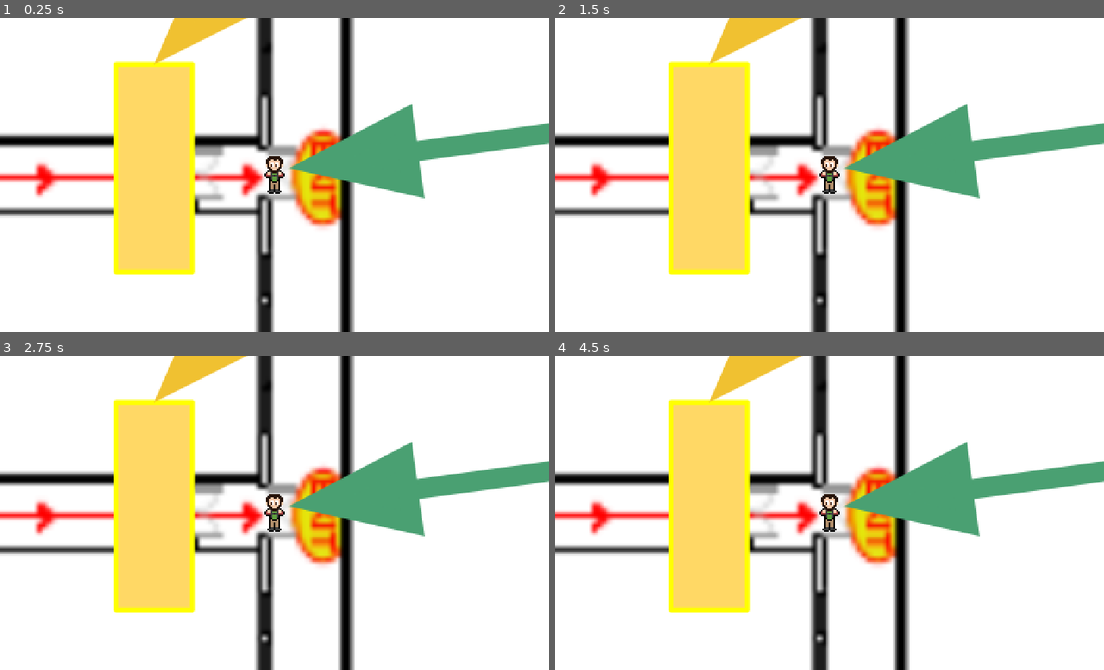
Above: before the commit, frames 1-4 (two rows, left to right).
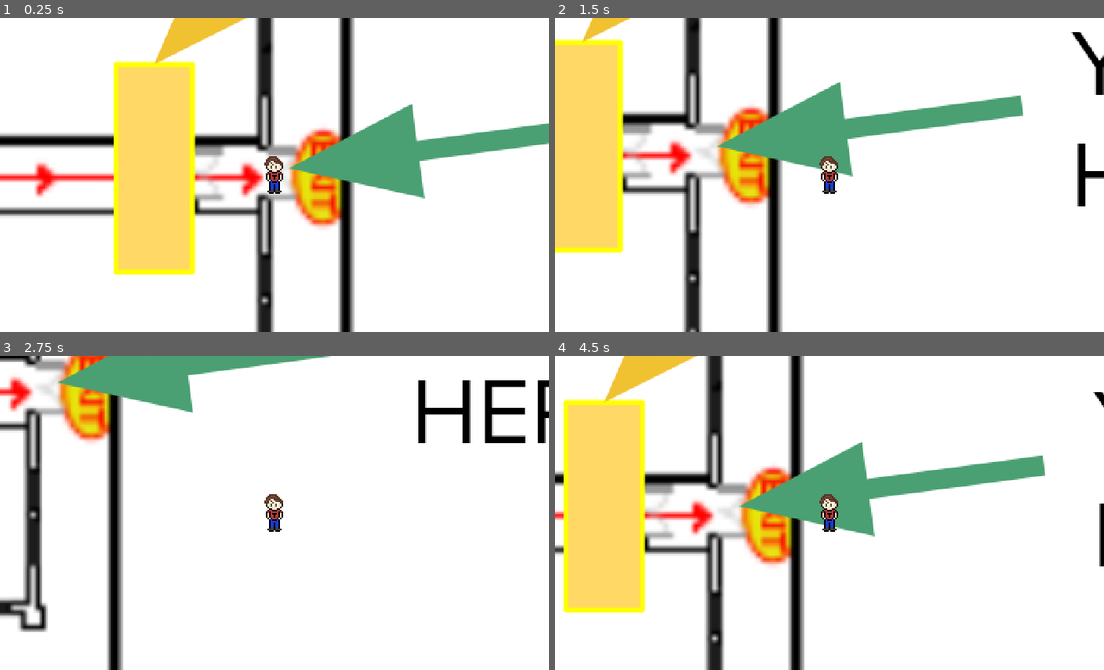
Above: after the commit, the same moments.

Repository: HillbillyZT/TTU-ECE-Gauntlet
Game: Godot game, scene res://Rooms/Main.tscn
Two runs of this game, one before a commit and one after it. Both use one fixed random seed, a clock stepped at 60 frames per second and the inputs below. The engine's default icon, where the game draws it, is replaced by a stand-in: a white triangle on a blue panel in a dark square.
Inputs:
- Up to frame 1 (0.25 s): no input
- Up to frame 2 (1.5 s): tap Enter at 0.5 s; hold D (ui_right, bound only after the commit) 0.53-1.28 s; hold S (ui_down, bound only after the commit) from 1.28 s (still down)
- Up to frame 3 (2.75 s): release S (ui_down, bound only after the commit) at 2.03 s; hold D (ui_right, bound only after the commit) from 2.03 s (still down)
- Up to frame 4 (4.5 s): release D (ui_right, bound only after the commit) at 2.78 s; hold W (ui_up, bound only after the commit) 2.78-3.53 s; hold A (ui_left, bound only after the commit) from 3.53 s (still down); tap Tab (ui_menu, bound only after the commit) at 4.15 s

The runs differ from the first frame. In frame 1, 0.3% of the frame differs, in the area x 48-52%, y 44-55%; in frame 2, 45%, in the area x 0-100%, y 0-100%; in frame 3, 39%; in frame 4, 43%.

Commit message:
Player Menu Interaction

Diff:
--- a/Player/Player.gd
+++ b/Player/Player.gd
@@ -27,9 +27,12 @@
 	if(Input.is_action_pressed("ui_sprint")):
 		velocity = velocity.move_toward(input_vector * MAX_SPEED * 10, delta * ACCELERATION * 10)
 
+
 	move_and_slide(velocity)
 
-
+func _process(delta):
+	if(Input.is_action_just_pressed("ui_menu")):
+		print("asdf")
 
 # Called every frame. 'delta' is the elapsed time since the previous frame.
 #func _process(delta):
--- a/Player/Player.tscn
+++ b/Player/Player.tscn
@@ -1,6 +1,6 @@
 [gd_scene load_steps=4 format=2]
 
-[ext_resource path="res://Sprites/stephens/stephens-world.png" type="Texture" id=1]
+[ext_resource path="res://Sprites/player/player-world.png" type="Texture" id=1]
 [ext_resource path="res://Player/Player.gd" type="Script" id=2]
 
 [sub_resource type="CapsuleShape2D" id=1]
--- a/Rooms/Main.tscn
+++ b/Rooms/Main.tscn
@@ -17,16 +17,19 @@
 position = Vector2( 779.378, 563.052 )
 
 [node name="Room_Transition" type="Area2D" parent="."]
+position = Vector2( 546.027, 554.466 )
 script = ExtResource( 1 )
 
-[node name="CollisionPolygon2D" type="CollisionPolygon2D" parent="Room_Transition"]
-position = Vector2( 545.362, 553.844 )
-polygon = PoolVector2Array( -7.13239, -12.5021, 10.1128, 12.3026, 6.88422, 15.6099, -10.4397, -9.82477 )
-
 [node name="Sprite" type="Sprite" parent="Room_Transition"]
-position = Vector2( 545.362, 553.844 )
+position = Vector2( -0.219055, -0.763245 )
 scale = Vector2( 0.3, 0.3 )
 texture = ExtResource( 3 )
+__meta__ = {
+"_edit_lock_": true
+}
+
+[node name="CollisionPolygon2D" type="CollisionPolygon2D" parent="Room_Transition"]
+polygon = PoolVector2Array( -9.97498, -9.82098, 4.83618, 13.231, 9.06799, 9.22198, -6.07727, -13.7187 )
 __meta__ = {
 "_edit_lock_": true
 }
@@ -40,3 +43,19 @@
 __meta__ = {
 "_edit_lock_": true
 }
+
+[node name="Wall" type="Area2D" parent="."]
+position = Vector2( 664.497, 541.027 )
+
+[node name="CollisionPolygon2D" type="CollisionPolygon2D" parent="Wall"]
+polygon = PoolVector2Array( -160.519, -55.6983, -100.978, -50.9153, -100.477, -37.567, -67.1061, -3.86224, 103.42, -3.86224, 104.943, -243.711, 115.045, -243.149, 114.599, 6.31592, 103.086, 6.98334, 103.086, 3.64624, -70.1095, 4.31366, -109.654, -34.2299, -109.487, -45.4091, -168.377, -46.1574 )
+
+[node name="StaticBody2D" type="StaticBody2D" parent="."]
+position = Vector2( 25.2468, 45.3896 )
+
+[node name="Sprite" type="Sprite" parent="StaticBody2D"]
+
+[node name="CollisionPolygon2D" type="CollisionPolygon2D" parent="StaticBody2D"]
+__meta__ = {
+"_edit_lock_": true
+}
--- a/Rooms/Test_Menu.tscn
+++ b/Rooms/Test_Menu.tscn
@@ -14,42 +14,58 @@
 }
 
 [node name="HBoxContainer" type="HBoxContainer" parent="."]
-margin_right = 398.0
+margin_right = 446.0
 margin_bottom = 198.0
 
+[node name="VSplitContainer" type="VSplitContainer" parent="HBoxContainer"]
+margin_right = 20.0
+margin_bottom = 198.0
+rect_min_size = Vector2( 20, 0 )
+
 [node name="VBoxContainer" type="VBoxContainer" parent="HBoxContainer"]
-margin_right = 185.0
+margin_left = 24.0
+margin_right = 209.0
 margin_bottom = 198.0
 
 [node name="TextureRect" type="TextureRect" parent="HBoxContainer/VBoxContainer"]
 margin_right = 185.0
 margin_bottom = 84.0
+rect_scale = Vector2( 0.5, 0.5 )
 texture = ExtResource( 1 )
 
 [node name="TextureRect2" type="TextureRect" parent="HBoxContainer/VBoxContainer"]
 margin_top = 88.0
 margin_right = 185.0
 margin_bottom = 178.0
+rect_scale = Vector2( 0.5, 0.5 )
 texture = ExtResource( 2 )
 
-[node name="VSplitContainer" type="VSplitContainer" parent="HBoxContainer"]
-margin_left = 189.0
-margin_right = 209.0
+[node name="VSplitContainer2" type="VSplitContainer" parent="HBoxContainer"]
+margin_left = 213.0
+margin_right = 233.0
 margin_bottom = 198.0
 rect_min_size = Vector2( 20, 0 )
 
 [node name="VBoxContainer2" type="VBoxContainer" parent="HBoxContainer"]
-margin_left = 213.0
-margin_right = 398.0
+margin_left = 237.0
+margin_right = 422.0
 margin_bottom = 198.0
 
 [node name="TextureRect" type="TextureRect" parent="HBoxContainer/VBoxContainer2"]
 margin_right = 185.0
 margin_bottom = 90.0
+rect_scale = Vector2( 0.5, 0.5 )
 texture = ExtResource( 2 )
 
 [node name="TextureRect2" type="TextureRect" parent="HBoxContainer/VBoxContainer2"]
 margin_top = 94.0
 margin_right = 185.0
 margin_bottom = 178.0
+rect_scale = Vector2( 0.5, 0.5 )
 texture = ExtResource( 1 )
+
+[node name="VSplitContainer3" type="VSplitContainer" parent="HBoxContainer"]
+margin_left = 426.0
+margin_right = 446.0
+margin_bottom = 198.0
+rect_min_size = Vector2( 20, 0 )
--- a/project.godot
+++ b/project.godot
@@ -54,9 +54,39 @@
 
 [input]
 
+ui_left={
+"deadzone": 0.5,
+"events": [ Object(InputEventKey,"resource_local_to_scene":false,"resource_name":"","device":0,"alt":false,"shift":false,"control":false,"meta":false,"command":false,"pressed":false,"scancode":65,"unicode":0,"echo":false,"script":null)
+, Object(InputEventJoypadButton,"resource_local_to_scene":false,"resource_name":"","device":0,"button_index":14,"pressure":0.0,"pressed":false,"script":null)
+ ]
+}
+ui_right={
+"deadzone": 0.5,
+"events": [ Object(InputEventKey,"resource_local_to_scene":false,"resource_name":"","device":0,"alt":false,"shift":false,"control":false,"meta":false,"command":false,"pressed":false,"scancode":68,"unicode":0,"echo":false,"script":null)
+, Object(InputEventJoypadButton,"resource_local_to_scene":false,"resource_name":"","device":0,"button_index":15,"pressure":0.0,"pressed":false,"script":null)
+ ]
+}
+ui_up={
+"deadzone": 0.5,
+"events": [ Object(InputEventKey,"resource_local_to_scene":false,"resource_name":"","device":0,"alt":false,"shift":false,"control":false,"meta":false,"command":false,"pressed":false,"scancode":87,"unicode":0,"echo":false,"script":null)
+, Object(InputEventJoypadButton,"resource_local_to_scene":false,"resource_name":"","device":0,"button_index":12,"pressure":0.0,"pressed":false,"script":null)
+ ]
+}
+ui_down={
+"deadzone": 0.5,
+"events": [ Object(InputEventKey,"resource_local_to_scene":false,"resource_name":"","device":0,"alt":false,"shift":false,"control":false,"meta":false,"command":false,"pressed":false,"scancode":83,"unicode":0,"echo":false,"script":null)
+, Object(InputEventJoypadButton,"resource_local_to_scene":false,"resource_name":"","device":0,"button_index":13,"pressure":0.0,"pressed":false,"script":null)
+ ]
+}
 ui_sprint={
 "deadzone": 0.5,
-"events": [ Object(InputEventKey,"resource_local_to_scene":false,"resource_name":"","device":0,"alt":false,"shift":false,"control":false,"meta":false,"command":false,"pressed":false,"scancode":90,"unicode":0,"echo":false,"script":null)
+"events": [ Object(InputEventKey,"resource_local_to_scene":false,"resource_name":"","device":0,"alt":false,"shift":false,"control":false,"meta":false,"command":false,"pressed":false,"scancode":16777237,"unicode":0,"echo":false,"script":null)
+ ]
+}
+ui_menu={
+"deadzone": 0.5,
+"events": [ Object(InputEventKey,"resource_local_to_scene":false,"resource_name":"","device":0,"alt":false,"shift":false,"control":false,"meta":false,"command":false,"pressed":false,"scancode":16777218,"unicode":0,"echo":false,"script":null)
+, Object(InputEventJoypadButton,"resource_local_to_scene":false,"resource_name":"","device":0,"button_index":11,"pressure":0.0,"pressed":false,"script":null)
  ]
 }
 
Not shown, added: Sprites/items/ti-84/ti-84.png.import
Not shown, added: Sprites/nutter/nutter-world.png.import
Binary file added: Sprites/player/player-world.png
Not shown, added: Sprites/player/player-world.png.import
Not shown, added: Sprites/stephens/stephens-world.png.import
